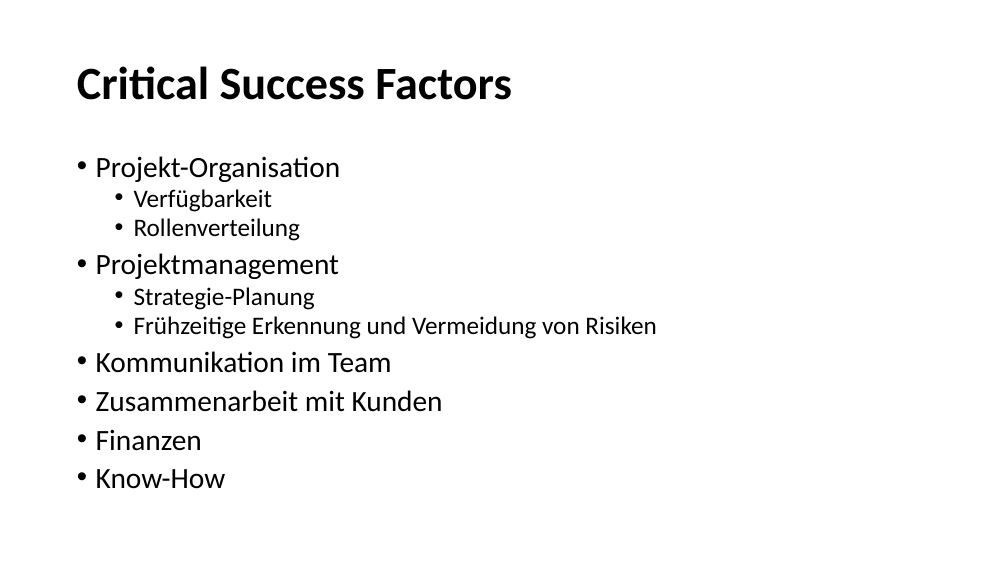
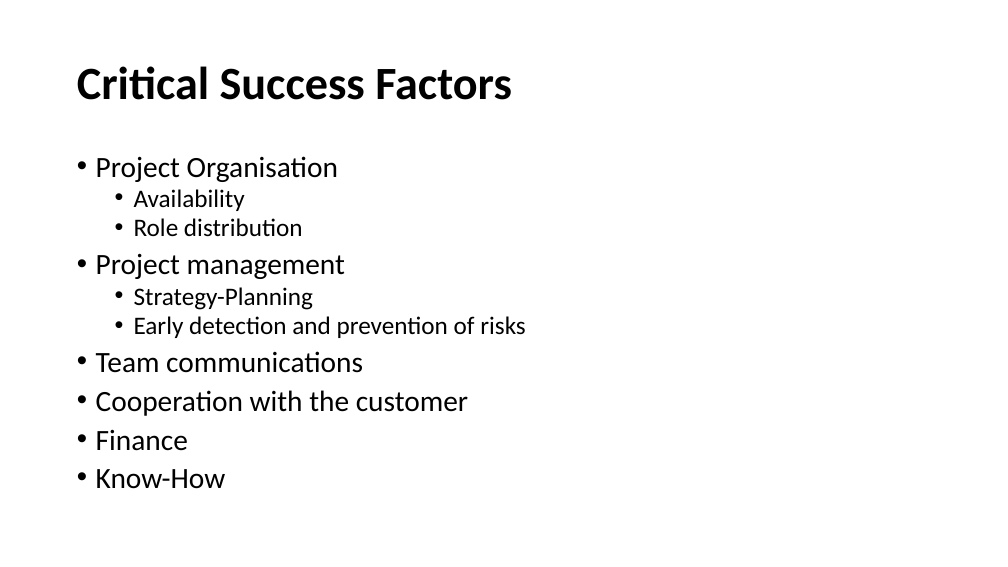
Before and after one commit to tomia1/ch.bfh.btx8081.w2016.red, a slide deck: slide 5 of doc/task1/red_task1.pptx. Drawn at 1008x567 pixels with LibreOffice and Linux fonts; fonts in the diff are those of the drawing. Boxes give left, top, right and bottom in pixels: in the first picture for what was removed or moved away, otherwise in the second. Text is boxed around its words. In the diff, an @@ line names an element or a change of style, - is before the commit and + after.

```diff
--- a/doc/task1/red_task1.pptx
+++ b/doc/task1/red_task1.pptx
@@ text at (x1=96, y1=156, x2=525, y2=451): text changed; size 24 to 28 pt @@
-• Projekt-Organisation
-  • Verfügbarkeit
-  • Rollenverteilung
-• Projektmanagement
-  • Strategie-Planung
-  • Frühzeitige Erkennung und Vermeidung von Risiken
-• Kommunikation im Team
-• Zusammenarbeit mit Kunden
-• Finanzen
+• Project Organisation
+  • Availability
+  • Role distribution
+• Project management
+  • Strategy-Planning
+  • Early detection and prevention of risks
+• Team communications
+• Cooperation with the customer
+• Finance
```
Also in this commit, not shown: 1 other slide changed, 1 slide added, 1 slide removed.
